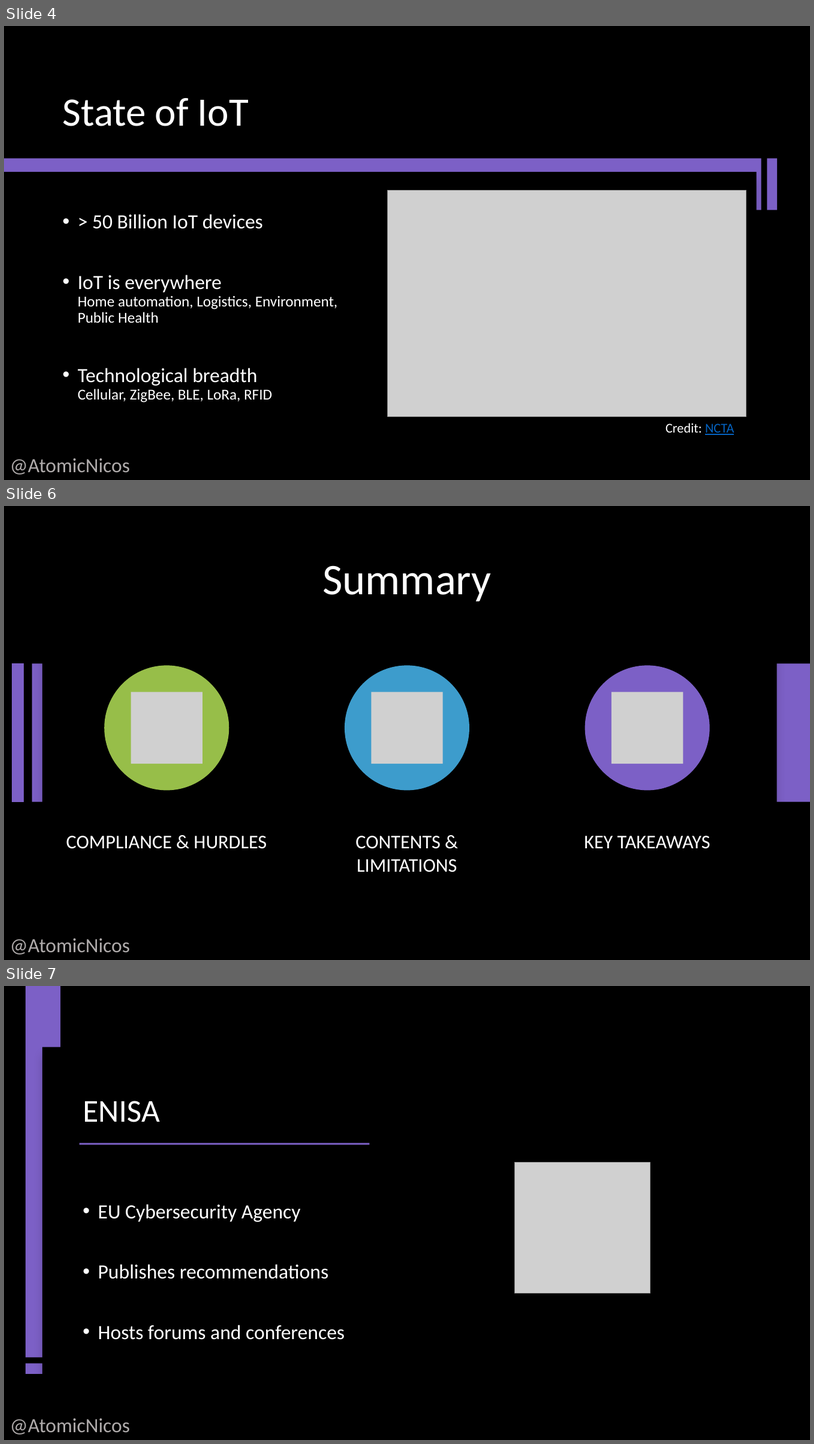
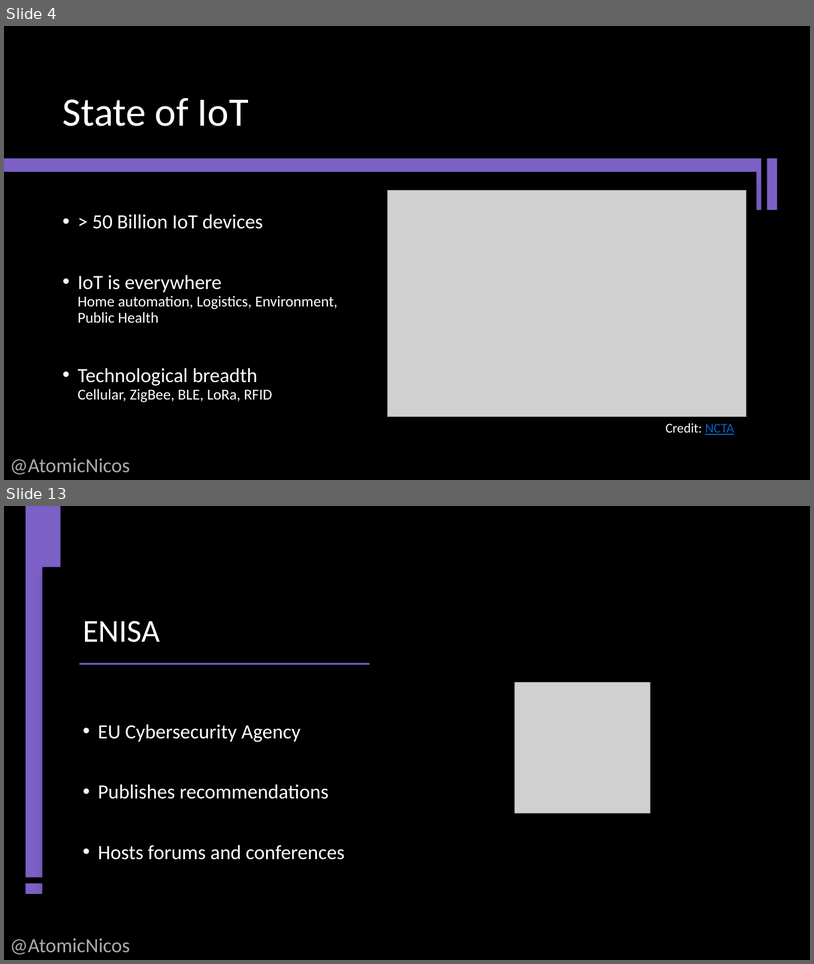
Before and after one commit to AtomicMaya/talks, a slide deck: nicolas-boeckh@bsides-ncl-iot.pptx. Shown one above the other, each under a label of ours: slides 4, 6 and 7 before the commit, slides 4 and 13 after it; the slides between them are not shown. The pictures are 814x1444 and 814x964 pixels, drawn with LibreOffice and Linux fonts; fonts in the diff are those of the drawing; grey boxes stand for pictures. Boxes give left, top, right and bottom in pixels: in the first picture for what was removed or moved away, otherwise in the second. Text is boxed around its words. In the diff, an @@ line names an element or a change of style, - is before the commit and + after.

```diff
--- a/nicolas-boeckh@bsides-ncl-iot.pptx
+++ b/nicolas-boeckh@bsides-ncl-iot.pptx
@@ slide 6 removed at (x1=4, y1=506, x2=810, y2=960), background #000000 @@
@@ rectangle removed at (x1=42, y1=537, x2=777, y2=928) @@
@@ title removed at (x1=323, y1=565, x2=491, y2=601) @@
-Summary
@@ line removed from (18, 663) to (18, 802) @@
@@ rectangle removed at (x1=32, y1=663, x2=810, y2=801) @@
@@ group removed at (x1=66, y1=665, x2=711, y2=872): 3 ellipses, 3 pictures, 3 texts @@
-COMPLIANCE & HURDLES
-CONTENTS & LIMITATIONS
-KEY TAKEAWAYS
@@ text removed at (x1=10, y1=938, x2=130, y2=954) @@
-@AtomicNicos
@@ what was slide 7 is now slide 13 @@
```
Also in this commit, not shown: 1 slide changed, 7 slides added.
